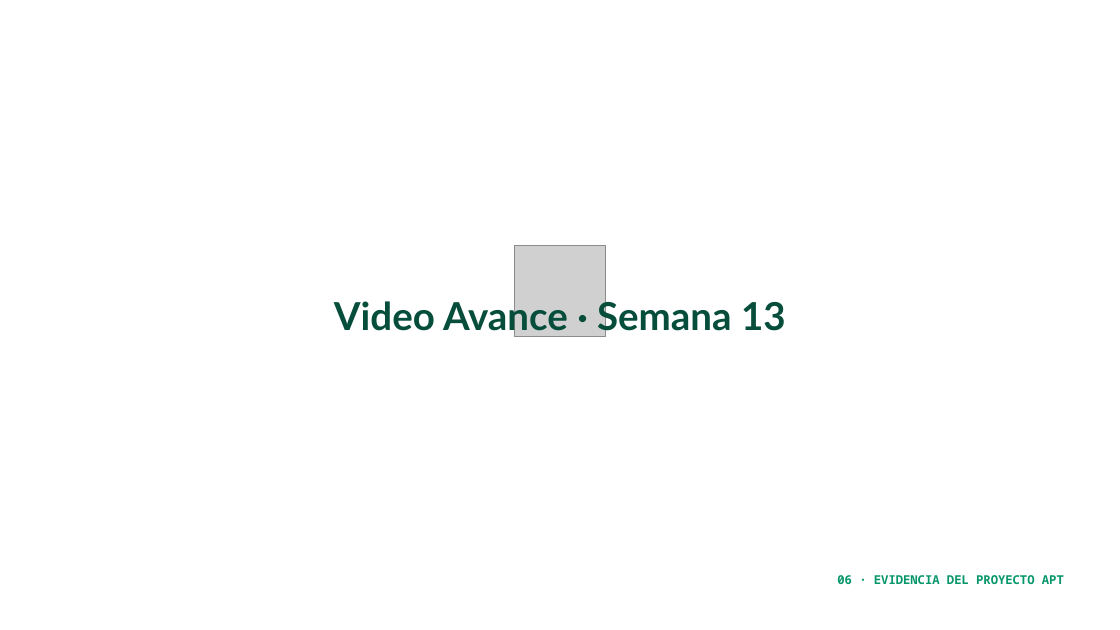
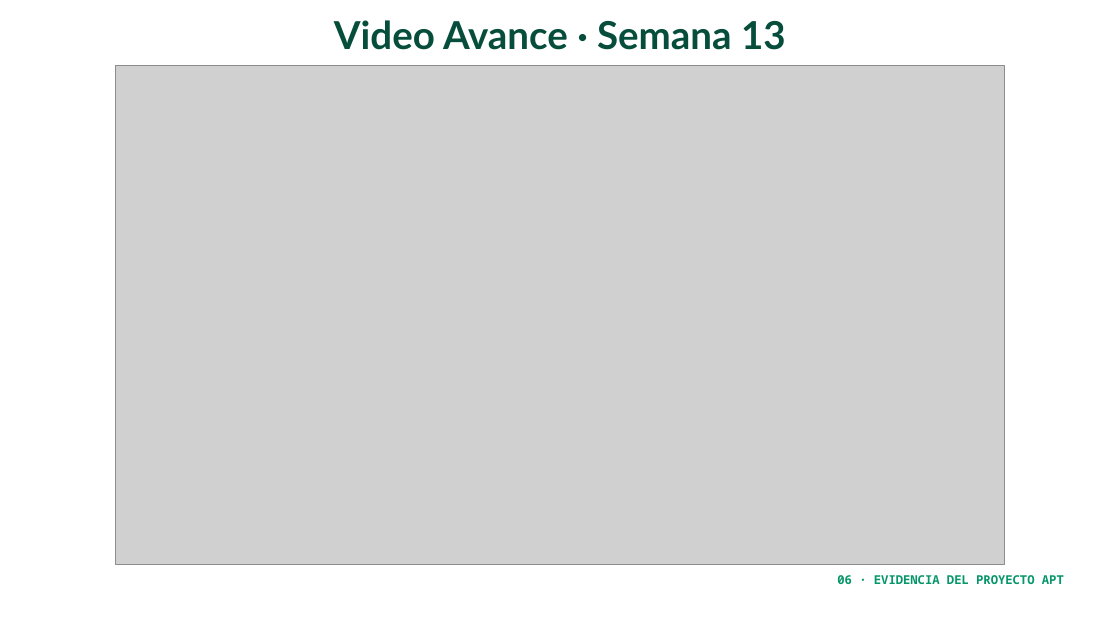
Before and after one commit to BenjaminAscencio/MallaSalud, a slide deck: slide 8 of Fase 2/Evidencias grupales/MallaSalud Avance 2.pptx. Drawn at 1120x630 pixels with LibreOffice and Linux fonts; fonts in the diff are those of the drawing; grey boxes stand for pictures. Boxes give left, top, right and bottom in pixels: in the first picture for what was removed or moved away, otherwise in the second. Text is boxed around its words. In the diff, an @@ line names an element or a change of style, - is before the commit and + after.

Commit message:
video avance, ppt y logica IVR

```diff
--- a/Fase 2/Evidencias grupales/MallaSalud Avance 2.pptx
+++ b/Fase 2/Evidencias grupales/MallaSalud Avance 2.pptx
@@ text "Video Avance · Semana 13" rewrapped from box(334, 296, 786, 337) to box(334, 20, 786, 50) @@
@@ picture added at box(116, 66, 1004, 565) @@
@@ picture removed at box(514, 245, 605, 336) @@
```
Also in this commit, not shown: 10 other files.
